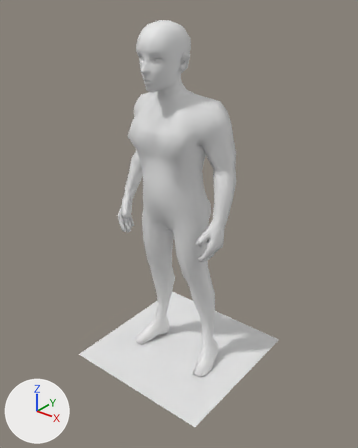
The Blender file VRGolf/Assets/Models/final low poly character  rigged.blend, before and after one commit.
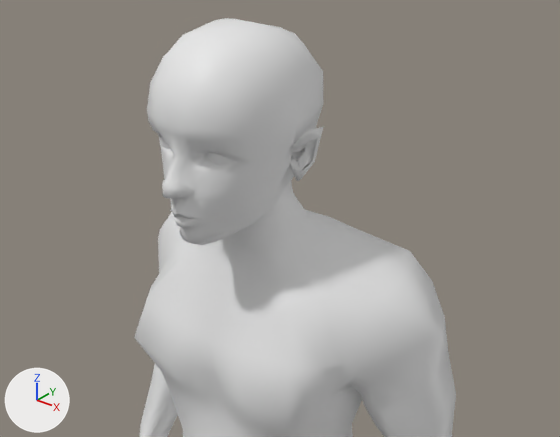
Each version is shown whole from a 50 mm lens placed at (4.98, -6.29, 6.66), pointed at (0.05, -0.12, 2.84), then close up from a 50 mm lens placed at (2.3, -2.99, 6.89), pointed at (0.26, -0.44, 5.31). The axes (+X, +Y, +Z) are drawn at lower left. The lights are the same throughout.

The older version as bpy lines, for what is in view:
```python
me_plane = bpy.data.meshes.new('Plane')
me_plane.from_pydata(...)  # 1635 vertices, 1631 faces; spans x -4.7..4.7, y -0.3..4.9, z -25.1..1.3
me_plane.polygons.foreach_set('use_smooth', [True] * 1631)
me_sphere = bpy.data.meshes.new('Sphere')
me_sphere.from_pydata(...)  # 169 vertices, 168 faces; spans x -0.098..0.098, y -0.003..0.096, z -0.091..0.105
me_sphere.polygons.foreach_set('use_smooth', [True] * 168)
me_sphere_001 = bpy.data.meshes.new('Sphere.001')
me_sphere_001.from_pydata(...)  # 169 vertices, 168 faces; spans x -0.384..-0.188, y -0.003..0.096, z -0.091..0.105
me_sphere_001.polygons.foreach_set('use_smooth', [True] * 168)
ob_body = bpy.data.objects.new('body', me_plane)
ob_body.location = (0.0, -0.844, 5.87)
ob_body.scale = (0.234, 0.234, 0.234)
_m = ob_body.modifiers.new('Subsurf', 'SUBSURF')
_m.levels = 0
_m.render_levels = 0
ob_sphere = bpy.data.objects.new('Sphere', me_sphere)
ob_sphere.location = (0.143, -0.744, 5.671)
ob_sphere_001 = bpy.data.objects.new('Sphere.001', me_sphere_001)
ob_sphere_001.location = (0.143, -0.744, 5.671)
```
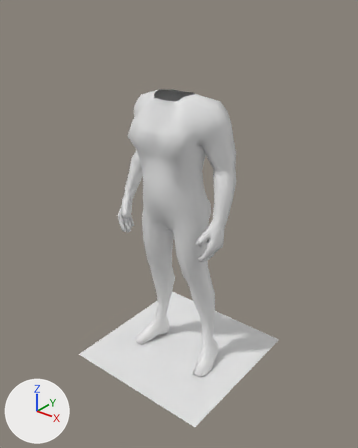
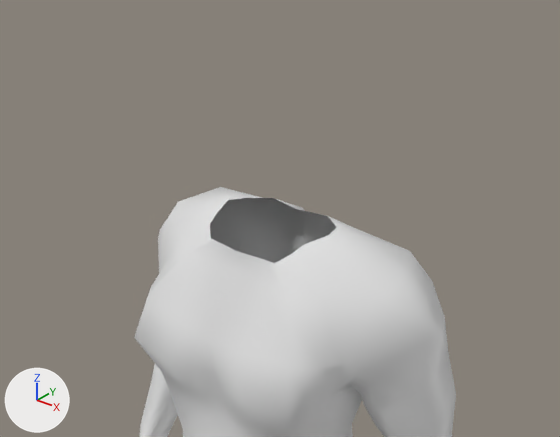
What changed in the scene script:
```text
Change me_plane:
    used by ob_body; location = (0.0, -0.844, 5.87); scale = (0.234, 0.234, 0.234)
    remove me_plane.from_pydata(...)  # 1635 vertices, 1631 faces; spans x -4.7..4.7, y -0.3..4.9, z -25.1..1.3
    add me_plane.from_pydata(...)  # 981 vertices, 974 faces; spans x -4.7..4.7, y 0.4..4.9, z -25.1..-3.2
    me_plane part 1: 654 vertices removed from x -1.5..1.5, y -0.3..3.6, z -3.3..1.3
Remove ob_sphere_001:
    ob_sphere_001 = bpy.data.objects.new('Sphere.001', me_sphere_001)
    ob_sphere_001.location = (0.143, -0.744, 5.671)
Remove ob_sphere:
    ob_sphere = bpy.data.objects.new('Sphere', me_sphere)
    ob_sphere.location = (0.143, -0.744, 5.671)
```

What differs and where, as boxes (x1, y1, x2, y2) in the close-ups (560 x 437 px):
'body', reshaped: before (134, 18, 456, 437); after (134, 187, 456, 437)
'Sphere', deleted: before (206, 152, 234, 166)
'Sphere.001', deleted: before (160, 137, 170, 149)
part 1 of me_plane, deleted: before (147, 18, 336, 263)
